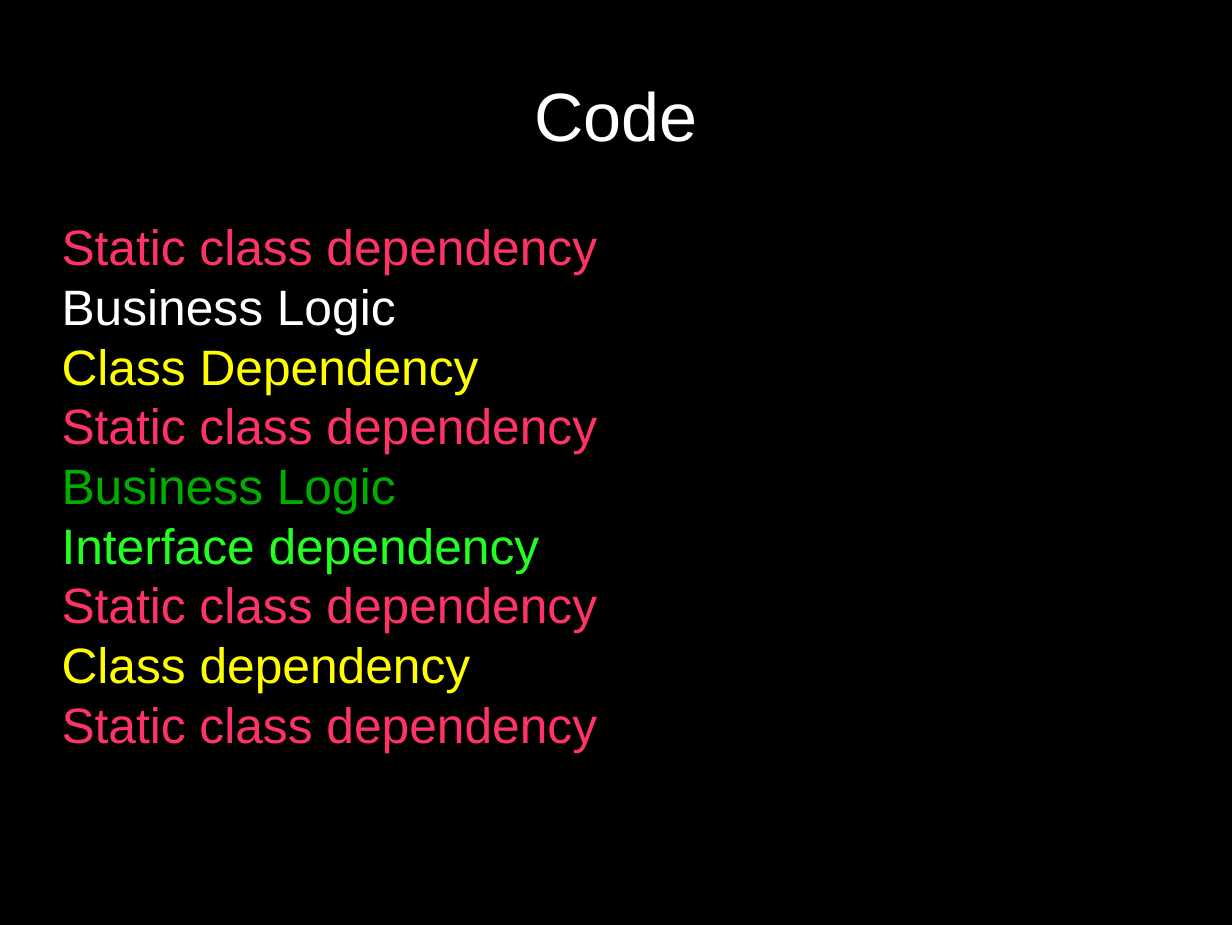
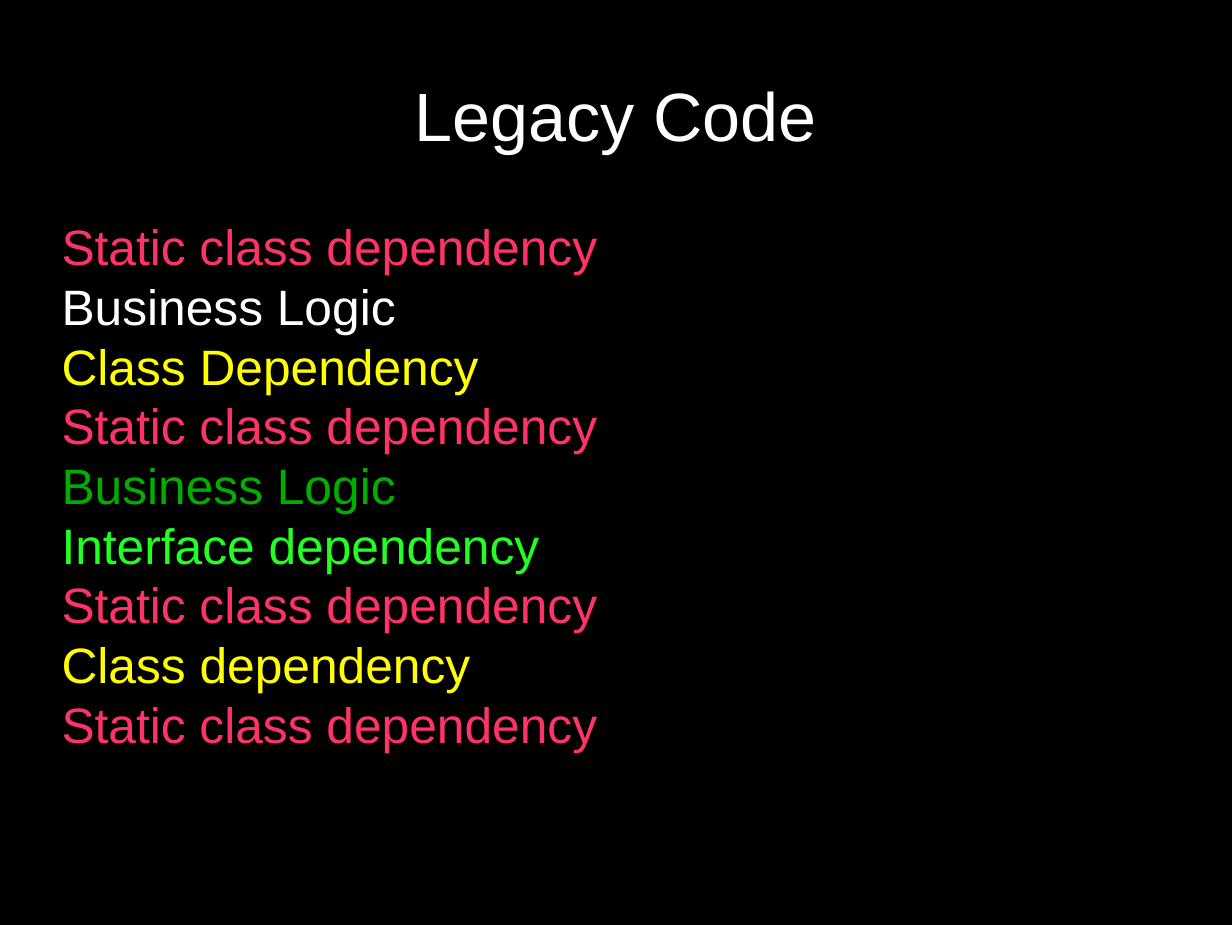
Before and after one commit to ChrisLynch42/presentations, a slide deck: slide 15 of codepalousa/legacy_code/coudepalousa.odp (slide 14 before the commit). Drawn at 1232x925 pixels with LibreOffice and Linux fonts; fonts in the diff are those of the drawing. Boxes give left, top, right and bottom in pixels: in the first picture for what was removed or moved away, otherwise in the second. Text is boxed around its words. In the diff, an @@ line names an element or a change of style, - is before the commit and + after.

```diff
--- a/codepalousa/legacy_code/coudepalousa.odp
+++ b/codepalousa/legacy_code/coudepalousa.odp
@@ title at bbox=[414, 91, 817, 154]: text changed @@
-Code
+Legacy Code
```
Also in this commit, not shown: 5 other slides changed, 4 slides added, 3 slides removed.
